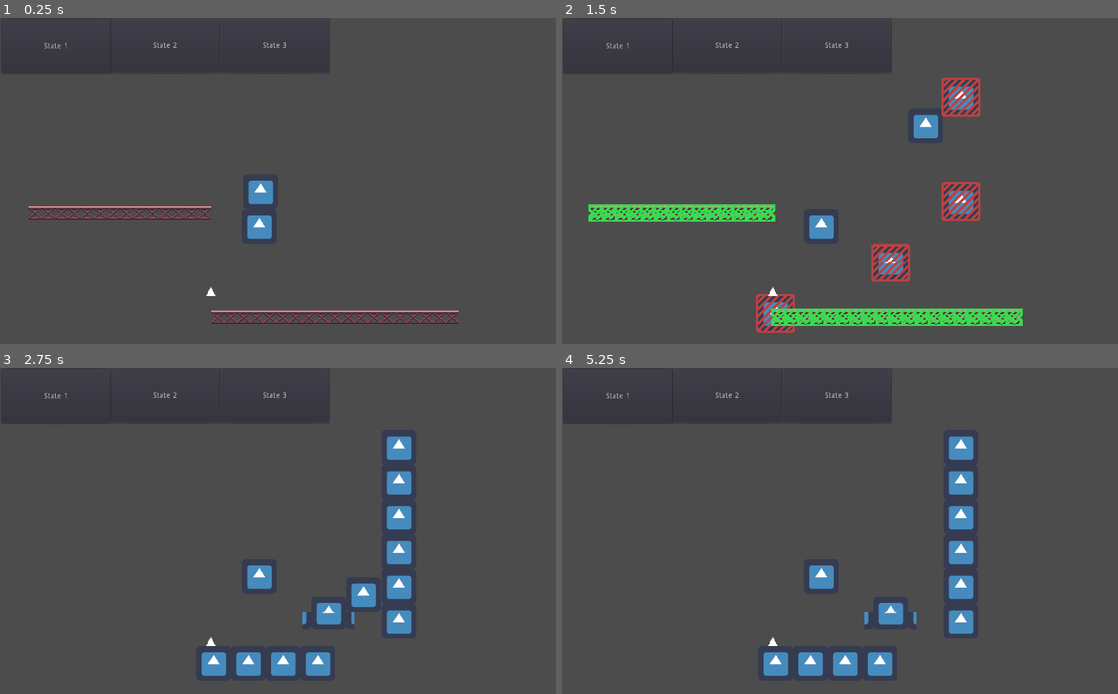
Above: before the commit, frames 1-4 (two rows, left to right).
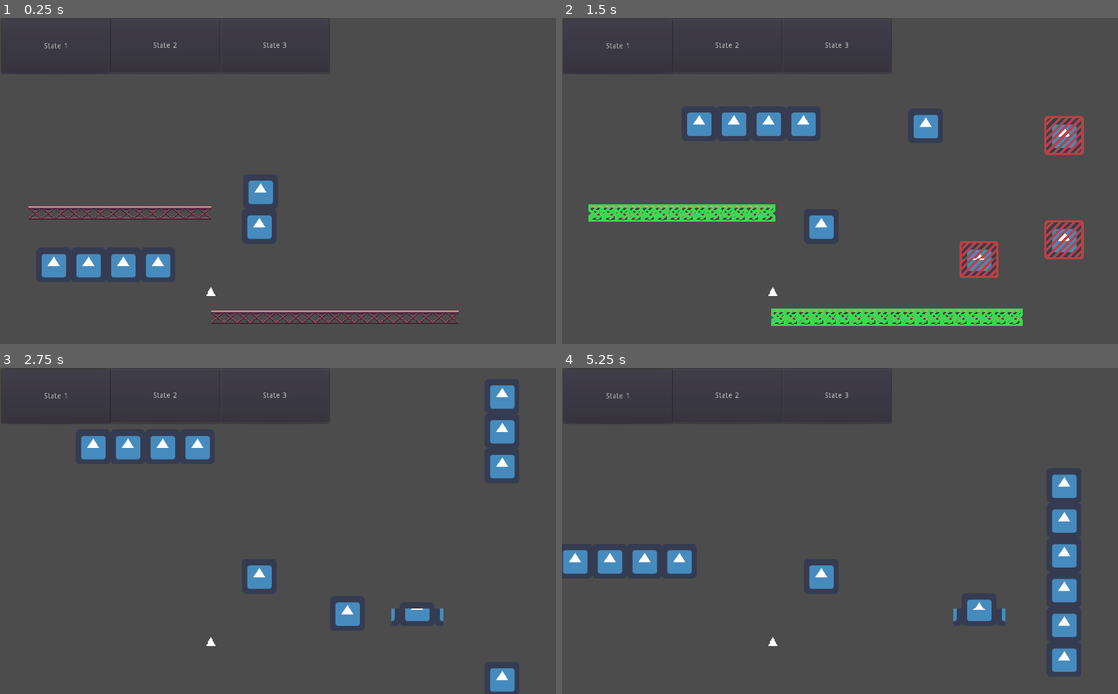
Above: after the commit, the same moments.

Repository: SuddenlyNothing/GodotWildJam37
Game: Godot game, scene res://Scenes/Testing/BixTestScene.tscn
The game is run twice, just before and just after one commit, with the same random seed, the same clock (stepped at 60 frames per second) and the same inputs. This scene is started directly instead of the project's main scene. The engine's default icon, where the game draws it, is replaced by a stand-in: a white triangle on a blue panel in a dark square.
Inputs (mouse positions are in pixels of both pictures, inside the frame that each line leads up to):
- Up to frame 1 (0.25 s): no input
- Up to frame 2 (1.5 s): tap Enter at 0.5 s; move the mouse to (962, 164) at 0.52 s; hold . (progress_time) 0.53-1.28 s; hold D (right) from 0.53 s (still down); click (962, 164) at 0.67 s; tap W (jump) at 0.77 s; move the mouse to (728, 197) at 1.27 s; tap , (regress_time) at 1.35 s
- Up to frame 3 (2.75 s): tap W (jump) at 1.52 s; move the mouse to (333, 459) at 2.02 s; release D (right) at 2.03 s; hold A (left) from 2.03 s (still down); hold . (progress_time) from 2.03 s (still down)
- Up to frame 4 (5.25 s): move the mouse to (812, 596) at 2.77 s; release A (left) at 2.78 s; release . (progress_time) at 2.78 s; hold D (right) 2.78-4.28 s; tap , (regress_time) at 2.85, 4.35 s; click (812, 596) at 2.92 s; tap W (jump) at 3.02, 3.77, 4.52 s; move the mouse to (1006, 579) at 3.52 s; hold . (progress_time) 3.53-4.28 s; move the mouse to (673, 482) at 4.27 s; hold A (left) 4.28-5.03 s; move the mouse to (867, 531) at 5.02 s; hold D (right) from 5.03 s (still down); hold . (progress_time) from 5.03 s (still down); click (867, 531) at 5.17 s

The runs differ from the first frame. In frame 1, 1.3% of the frame differs, in the area x 7-31%, y 72-80%; in frame 2, 5.6%; in frame 3, 6.7%; in frame 4, 7.0%, in the area x 0-93%, y 20-95%.

Commit message:
Basic moving platform

Diff:
--- /dev/null
+++ b/Game/Scenes/Objects/MovingPlatform.gd
@@ -0,0 +1,64 @@
+extends TimeObject
+
+export(float) var duration := 2.0
+
+var target_pos: Vector2
+var trans := Tween.TRANS_SINE
+var easing := Tween.EASE_IN_OUT
+
+var target_index := 1
+onready var origin := position
+onready var targets := [origin]
+
+onready var collision := $KinematicBody2D/CollisionShape2D
+onready var t := $Tween
+
+
+func _ready() -> void:
+	init_targets_array()
+	target_pos = targets[target_index]
+
+
+func _physic_process(delta: float) -> void:
+	if not position == target_pos and not t.is_active():
+		tween_to_target()
+		print("tweening from %s to %s" % [position, target_pos])
+
+
+func tween_to_target() -> void:
+	t.remove_all()
+	t.interpolate_property(self, "position", position, target_pos, duration, trans, easing)
+	t.start()
+
+
+func init_targets_array() -> void:
+	for target in $Targets.get_children():
+		targets.append(target.global_position)
+
+
+# set collisions
+func set_active(val : bool) -> void:
+	collision.call_deferred("set_disabled", not val)
+	.set_active(val)
+
+	# If tween has been activated already, we'll toggle stop/resume
+	if t.is_active():
+		if is_active:
+			t.resume_all()
+		else:
+			t.stop_all()
+	# If tween hasn't been activated yet, or if we paused it at the very end of
+	# its last tween, we'll start it for the first time
+	else:
+		if is_active:
+			tween_to_target()
+
+
+func _on_Tween_tween_completed(_object, _key) -> void:
+	target_index = wrapi(target_index + 1, 0, targets.size())
+	target_pos = get_target()
+	tween_to_target()
+
+
+func get_target() -> Vector2:
+	return targets[target_index]
--- /dev/null
+++ b/Game/Scenes/Objects/MovingPlatform.tscn
@@ -0,0 +1,35 @@
+[gd_scene load_steps=5 format=2]
+
+[ext_resource path="res://Scenes/Objects/TimeObject.tscn" type="PackedScene" id=1]
+[ext_resource path="res://icon.png" type="Texture" id=2]
+[ext_resource path="res://Scenes/Objects/MovingPlatform.gd" type="Script" id=3]
+
+[sub_resource type="RectangleShape2D" id=1]
+extents = Vector2( 128, 32 )
+
+[node name="MovingPlatform" instance=ExtResource( 1 )]
+script = ExtResource( 3 )
+preview_node_paths = [ NodePath("KinematicBody2D/Sprite") ]
+
+[node name="KinematicBody2D" type="KinematicBody2D" parent="." index="0"]
+
+[node name="Sprite" type="Sprite" parent="KinematicBody2D" index="0"]
+texture = ExtResource( 2 )
+region_enabled = true
+region_rect = Rect2( 0, 0, 256, 64 )
+
+[node name="CollisionShape2D" type="CollisionShape2D" parent="KinematicBody2D" index="1"]
+shape = SubResource( 1 )
+
+[node name="Targets" type="Node2D" parent="." index="1"]
+
+[node name="TargetPosition" type="Position2D" parent="Targets" index="0"]
+position = Vector2( 300, 0 )
+__meta__ = {
+"_gizmo_extents_": 32.0
+}
+
+[node name="Tween" type="Tween" parent="." index="2"]
+playback_process_mode = 0
+
+[connection signal="tween_completed" from="Tween" to="." method="_on_Tween_tween_completed"]
--- a/Game/Scenes/Objects/TimeObject.gd
+++ b/Game/Scenes/Objects/TimeObject.gd
@@ -44,8 +44,7 @@
 	set_deferred("visible", val)
 #	call_deferred("_set_opacity", 1.0)
 
-# TODO - some sort of indication for currently active objects that will become disabled in
-#		 the previewed state
+
 func set_previewing(val : bool) -> void:
 	is_previewing = val
 
--- a/Game/Scenes/Testing/BixTestScene.tscn
+++ b/Game/Scenes/Testing/BixTestScene.tscn
@@ -1,7 +1,7 @@
 [gd_scene load_steps=10 format=2]
 
 [ext_resource path="res://Scenes/Characters/Player.tscn" type="PackedScene" id=1]
-[ext_resource path="res://Scenes/Objects/Platform.tscn" type="PackedScene" id=2]
+[ext_resource path="res://Scenes/Objects/MovingPlatform.tscn" type="PackedScene" id=2]
 [ext_resource path="res://Scenes/Objects/Button.tscn" type="PackedScene" id=3]
 [ext_resource path="res://Scenes/Objects/Gate.tscn" type="PackedScene" id=4]
 [ext_resource path="res://Scenes/Testing/BixTestScene.gd" type="Script" id=5]
@@ -18,17 +18,13 @@
 [node name="Player" parent="." instance=ExtResource( 1 )]
 position = Vector2( 479.734, 315.055 )
 
-[node name="Platform" parent="." instance=ExtResource( 2 )]
-position = Vector2( 489.373, 543.353 )
-active_times = PoolIntArray( 1, 2 )
-
 [node name="Button" parent="." instance=ExtResource( 3 )]
-position = Vector2( 605.146, 448.888 )
+position = Vector2( 768.067, 442.942 )
 active_times = PoolIntArray( 1 )
 target_path = NodePath("../Gate")
 
 [node name="Gate" parent="." instance=ExtResource( 4 )]
-position = Vector2( 734.502, 306.137 )
+position = Vector2( 924.775, 376.3 )
 active_times = PoolIntArray( 1, 2 )
 
 [node name="Button3" type="Button" parent="."]
@@ -87,6 +83,21 @@
 position = Vector2( -115.164, 34.789 )
 active_times = PoolIntArray( 0 )
 
+[node name="MovingPlatform" parent="." instance=ExtResource( 2 )]
+position = Vector2( 188.516, 465.19 )
+active_times = PoolIntArray( 0, 1, 0, 0, 0, 5, 6, 7, 8, 9, 10, 11 )
+
+[node name="TargetPosition" parent="MovingPlatform/Targets" index="0"]
+position = Vector2( 189.404, -321.086 )
+
+[node name="Position2D" type="Position2D" parent="MovingPlatform/Targets" index="1"]
+position = Vector2( -198.598, -317.518 )
+__meta__ = {
+"_gizmo_extents_": 40.0
+}
+
 [connection signal="pressed" from="Button3" to="." method="_on_Button3_pressed"]
 [connection signal="pressed" from="Button4" to="." method="_on_Button4_pressed"]
 [connection signal="pressed" from="Button5" to="." method="_on_Button5_pressed"]
+
+[editable path="MovingPlatform"]
Not shown, added: Game/Assets/Sounds/Stage.wav.import
